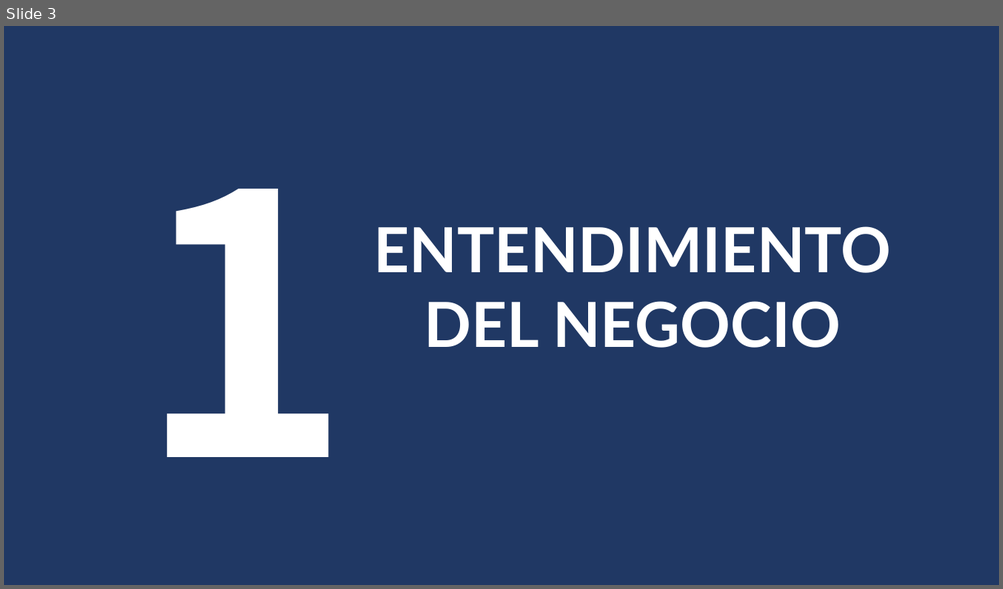
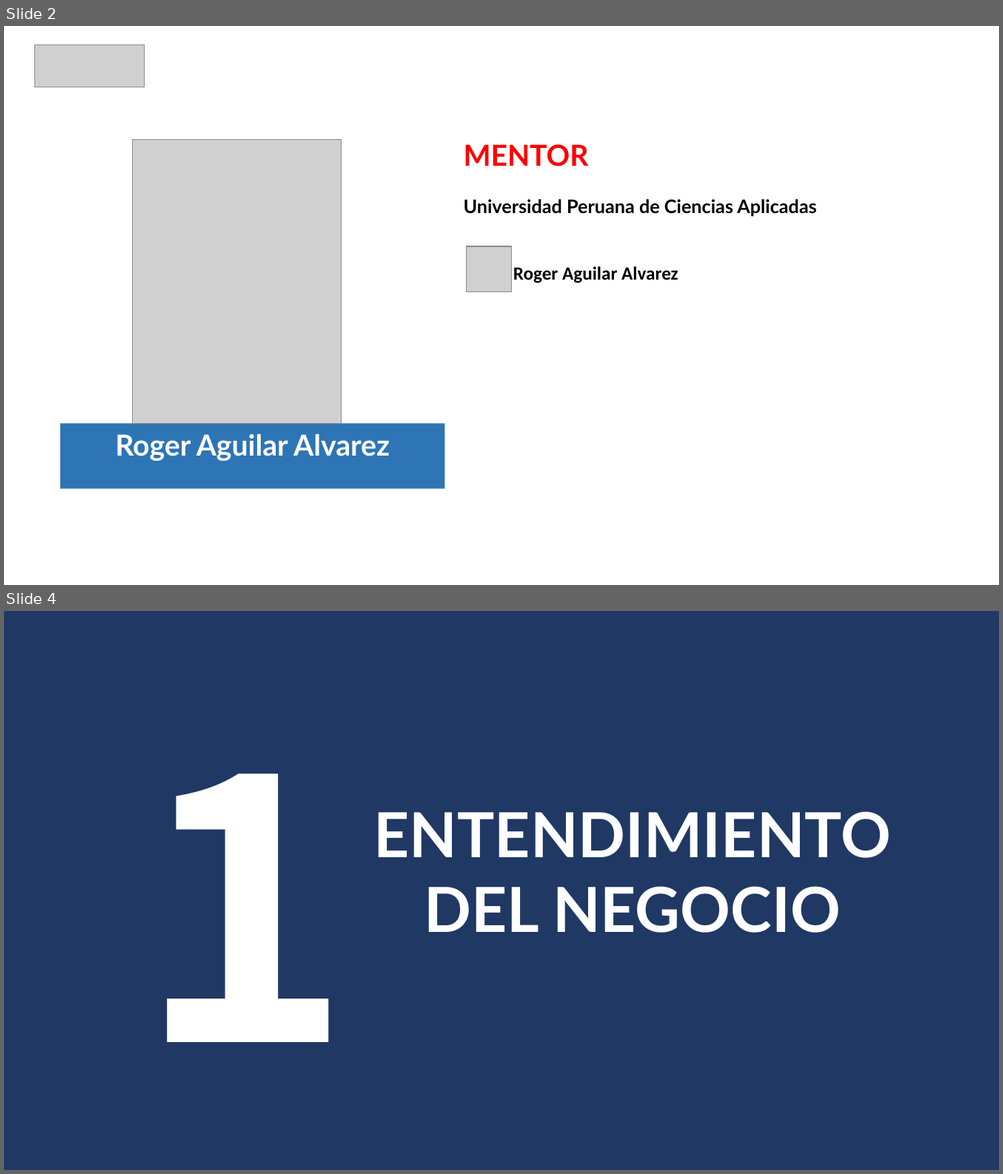
Before and after one commit to luis-gutierre/Proyectos, a slide deck: 1.Enfermedades Cardiovasculares/1.Enfermedades Cardiovasculares.pptx. Shown one above the other, each under a label of ours: slide 3 before the commit, slides 2 and 4 after it; the slides between them are not shown. The pictures are 1003x589 and 1003x1174 pixels, drawn with LibreOffice and Linux fonts; fonts in the diff are those of the drawing; grey boxes stand for pictures. Boxes give left, top, right and bottom in pixels: in the first picture for what was removed or moved away, otherwise in the second. Text is boxed around its words. In the diff, an @@ line names an element or a change of style, - is before the commit and + after.

```diff
--- a/1.Enfermedades Cardiovasculares/1.Enfermedades Cardiovasculares.pptx
+++ b/1.Enfermedades Cardiovasculares/1.Enfermedades Cardiovasculares.pptx
@@ slide 2 added at (x1=4, y1=26, x2=999, y2=585), background #FFFFFF @@
@@ picture added at (x1=35, y1=44, x2=145, y2=87) @@
@@ picture added at (x1=133, y1=140, x2=341, y2=424) @@
@@ text added at (x1=464, y1=144, x2=817, y2=284), 18 pt, text #000000, bold @@
+MENTOR
+Universidad Peruana de Ciencias Aplicadas
+Roger Aguilar Alvarez
@@ picture added at (x1=466, y1=247, x2=512, y2=292) @@
@@ rectangle added at (x1=60, y1=423, x2=444, y2=489), fill #2E75B6, 28 pt, text #FFFFFF, bold @@
+Roger Aguilar Alvarez
@@ what was slide 3 is now slide 4 @@
```
Also in this commit, not shown: 13 slides changed, 8 other slides added, 13 slides removed, 1 other file.
